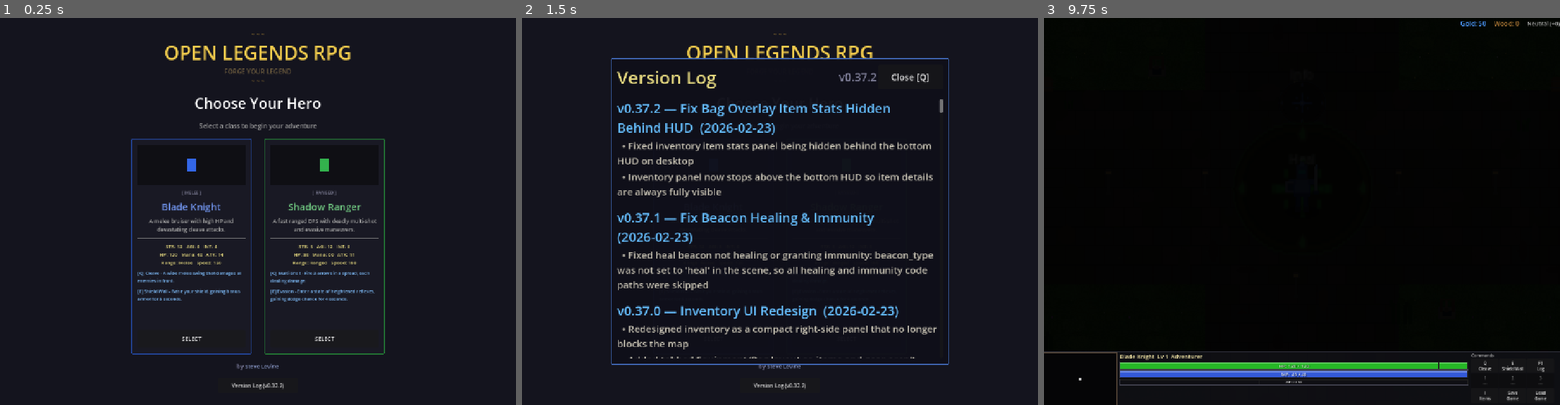
Above: before the commit, frames 1-3 (left to right).
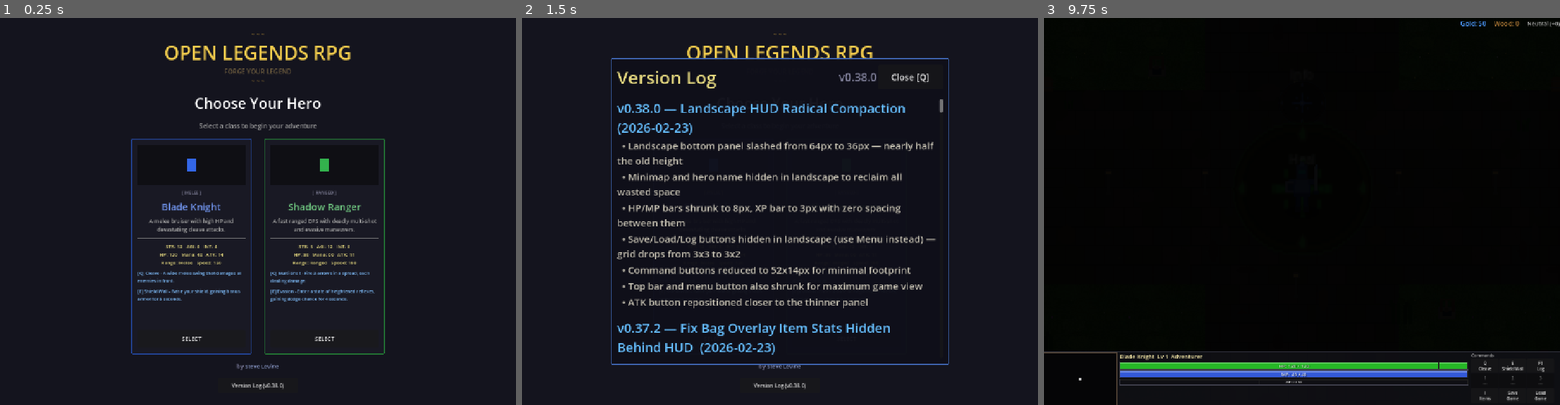
Above: after the commit, the same moments.

Repository: slxny/legends-open-rpg
Game: Godot game, scene res://scenes/main.tscn
The game is run twice, just before and just after one commit, with the same random seed, the same clock (stepped at 60 frames per second) and the same inputs.
Inputs (mouse positions are in pixels of both pictures, inside the frame that each line leads up to):
- Up to frame 1 (0.25 s): no input
- Up to frame 2 (1.5 s): click "Version Log (v0.37.2)" (after the commit: "Version Log (v0.38.0)") at 0.5 s; click "SELECT" at 1.25 s
- Up to frame 3 (9.75 s): click "SELECT" at 2 s; tap Enter at 2.75, 4.25, 5.75 s; move the mouse to (1415, 192) at 2.77 s; hold D (move_right) 2.78-3.5 s; hold Q (ability_1) 2.78-3.5 s; click (1415, 192) at 2.92 s; tap Space (attack) at 3.5, 6.5 s; drag from (1198, 230) to (1276, 288) at 3.52 s; move the mouse to (1353, 126) at 4.27 s; hold D (move_right) 4.28-5 s; hold Space (attack) 4.28-5 s; drag from (1276, 288) to (1147, 153) at 5.02 s; move the mouse to (1456, 269) at 5.77 s; hold A (move_left) 5.78-6.5 s; tap 1 at 5.85 s; drag from (1147, 153) to (1224, 114) at 6.52 s; move the mouse to (1327, 211) at 7.27 s; hold S (move_down) 7.28-8 s; tap 3 at 7.35 s; click (1327, 211) at 7.42 s; drag from (1224, 114) to (1198, 230) at 8.02 s; move the mouse to (1415, 192) at 8.77 s; hold W (move_up) 8.78-9.5 s; hold Q (ability_1) 8.78-9.5 s; drag from (1198, 230) to (1276, 288) at 9.52 s

The runs differ from the first frame. In frame 1, less than 0.1% of the frame differs, in the area x 53-55%, y 94-96%; in frame 2, 9.6%, in the area x 18-82%, y 14-96%; in frame 3, nothing differs.

Commit message:
Radically compact landscape mobile HUD for maximum map visibility
Bottom panel slashed from 64px to 36px. Minimap and hero name hidden
in landscape. HP/MP bars at 8px, XP at 3px. Save/Load/Log buttons
hidden (accessible via Menu) dropping grid from 3x3 to 3x2. Top bar
and ATK button also tightened.

https://claude.ai/code/session_01WkHYwrs4pucKWuv11J86gx

Diff:
--- a/scenes/player/player.gd
+++ b/scenes/player/player.gd
@@ -1644,7 +1644,7 @@
 	_mobile_atk_btn.size = Vector2(btn_size, btn_size)
 	# Position: lower-right, above the HUD bottom panel
 	var margin_right = 30 if is_landscape else 40
-	var margin_bottom = 240 if is_landscape else 420
+	var margin_bottom = 100 if is_landscape else 420
 	_mobile_atk_btn.position = Vector2(vp_size.x - btn_size - margin_right, vp_size.y - btn_size - margin_bottom)
 	_mobile_atk_btn.modulate = Color(1.0, 1.0, 1.0, 0.8)
 
--- a/scenes/ui/changelog_dialog.gd
+++ b/scenes/ui/changelog_dialog.gd
@@ -9,9 +9,23 @@
 var _is_visible: bool = false
 var _is_mobile: bool = false
 
-const GAME_VERSION := "v0.37.2"
+const GAME_VERSION := "v0.38.0"
 
 const CHANGELOG: Array[Dictionary] = [
+	{
+		"version": "v0.38.0",
+		"title": "Landscape HUD Radical Compaction",
+		"date": "2026-02-23",
+		"entries": [
+			"Landscape bottom panel slashed from 64px to 36px — nearly half the old height",
+			"Minimap and hero name hidden in landscape to reclaim all wasted space",
+			"HP/MP bars shrunk to 8px, XP bar to 3px with zero spacing between them",
+			"Save/Load/Log buttons hidden in landscape (use Menu instead) — grid drops from 3x3 to 3x2",
+			"Command buttons reduced to 52x14px for minimal footprint",
+			"Top bar and menu button also shrunk for maximum game view",
+			"ATK button repositioned closer to the thinner panel",
+		]
+	},
 	{
 		"version": "v0.37.2",
 		"title": "Fix Bag Overlay Item Stats Hidden Behind HUD",
--- a/scenes/ui/hud.gd
+++ b/scenes/ui/hud.gd
@@ -70,31 +70,37 @@
 
 	# ── Top bar: scale font sizes for readability ──
 	if is_landscape:
-		top_bar.offset_bottom = 22
-		gold_label.add_theme_font_size_override("font_size", 12)
-		wood_label.add_theme_font_size_override("font_size", 12)
-		alignment_label.add_theme_font_size_override("font_size", 10)
+		top_bar.offset_bottom = 18
+		gold_label.add_theme_font_size_override("font_size", 10)
+		wood_label.add_theme_font_size_override("font_size", 10)
+		alignment_label.add_theme_font_size_override("font_size", 9)
 	else:
 		top_bar.offset_bottom = 72
 		gold_label.add_theme_font_size_override("font_size", 44)
 		wood_label.add_theme_font_size_override("font_size", 44)
 		alignment_label.add_theme_font_size_override("font_size", 38)
 
-	# ── Bottom panel: compact for landscape, taller for portrait ──
+	# ── Bottom panel: ultra-compact strip in landscape, taller for portrait ──
 	if is_landscape:
-		bottom_panel.offset_top = -64
+		bottom_panel.offset_top = -36
 		bottom_hbox.add_theme_constant_override("separation", 2)
 	else:
 		bottom_panel.offset_top = -380
 		bottom_hbox.add_theme_constant_override("separation", 10)
 
-	# ── Unit info: compact bars in landscape ──
+	# ── Minimap: hidden in landscape to reclaim space ──
 	if is_landscape:
-		level_label.add_theme_font_size_override("font_size", 10)
-		hp_bar.custom_minimum_size.y = 12
-		mana_bar.custom_minimum_size.y = 12
-		xp_bar.custom_minimum_size.y = 6
-		unit_info.add_theme_constant_override("separation", 1)
+		minimap.visible = false
+	else:
+		minimap.custom_minimum_size = Vector2(150, 150)
+
+	# ── Unit info: ultra-thin bars in landscape ──
+	if is_landscape:
+		level_label.visible = false
+		hp_bar.custom_minimum_size.y = 8
+		mana_bar.custom_minimum_size.y = 8
+		xp_bar.custom_minimum_size.y = 3
+		unit_info.add_theme_constant_override("separation", 0)
 	else:
 		level_label.add_theme_font_size_override("font_size", 38)
 		hp_bar.custom_minimum_size.y = 48
@@ -102,22 +108,19 @@
 		xp_bar.custom_minimum_size.y = 34
 		unit_info.add_theme_constant_override("separation", 6)
 
-	# ── Minimap: smaller in landscape to save space ──
+	# ── Command card: 3x2 grid in landscape (hide Save/Load/Log) ──
 	if is_landscape:
-		minimap.custom_minimum_size = Vector2(60, 50)
-	else:
-		minimap.custom_minimum_size = Vector2(150, 150)
-
-	# ── Command card: compact in landscape ──
-	if is_landscape:
-		command_card.custom_minimum_size.x = 190
+		command_card.custom_minimum_size.x = 160
 		command_label.visible = false
+		log_btn.visible = false
+		save_btn.visible = false
+		load_btn.visible = false
 		command_grid.add_theme_constant_override("h_separation", 1)
 		command_grid.add_theme_constant_override("v_separation", 1)
 		for child in command_grid.get_children():
-			if child is Button:
-				child.custom_minimum_size = Vector2(62, 18)
-				child.add_theme_font_size_override("font_size", 9)
+			if child is Button and child.visible:
+				child.custom_minimum_size = Vector2(52, 14)
+				child.add_theme_font_size_override("font_size", 8)
 	else:
 		command_card.custom_minimum_size.x = 380
 		command_label.add_theme_font_size_override("font_size", 28)
@@ -135,8 +138,8 @@
 	var menu_btn = Button.new()
 	menu_btn.text = "Menu"
 	if is_landscape:
-		menu_btn.custom_minimum_size = Vector2(50, 18)
-		menu_btn.add_theme_font_size_override("font_size", 11)
+		menu_btn.custom_minimum_size = Vector2(40, 14)
+		menu_btn.add_theme_font_size_override("font_size", 9)
 	else:
 		menu_btn.custom_minimum_size = Vector2(140, 60)
 		menu_btn.add_theme_font_size_override("font_size", 34)
@@ -627,7 +630,7 @@
 	var is_landscape_hint = vp_size_hint.x > vp_size_hint.y
 	var bottom_offset = -125.0
 	if _is_mobile:
-		bottom_offset = -80.0 if is_landscape_hint else -340.0
+		bottom_offset = -46.0 if is_landscape_hint else -340.0
 	_hint_panel.position = Vector2((screen_w - panel_w) / 2.0, bottom_offset - _hint_panel.size.y - 10)
 
 	# Fade in
